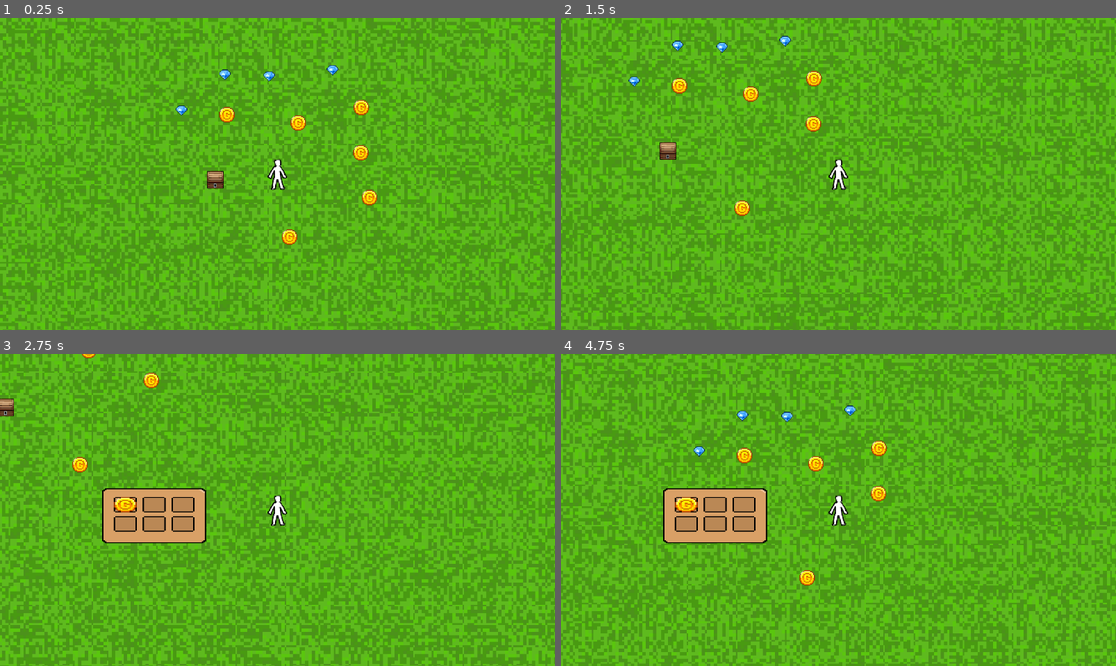
Above: before the commit, frames 1-4 (two rows, left to right).
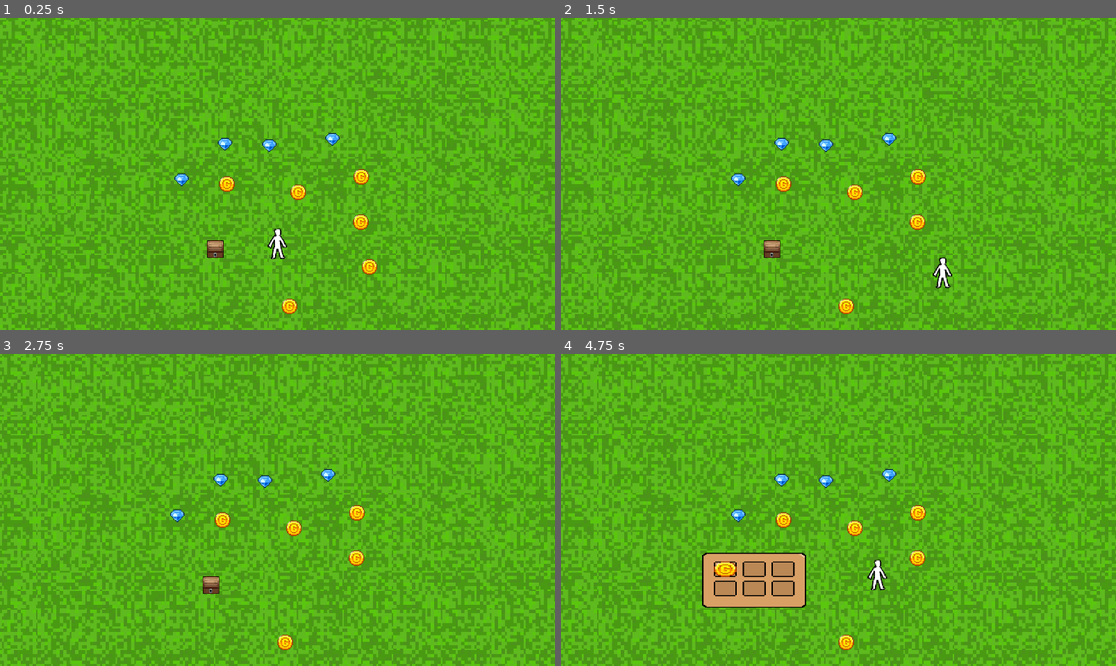
Above: after the commit, the same moments.

Repository: Damian153/puzzle-game
Game: Godot game, scene res://Scene/level1.tscn
The game is run twice, just before and just after one commit, with the same random seed, the same clock (stepped at 60 frames per second) and the same inputs.
Inputs:
- Up to frame 1 (0.25 s): no input
- Up to frame 2 (1.5 s): tap Enter at 0.5 s; hold D (right) 0.53-1.28 s; tap E (action) at 0.6, 1.35 s; hold S (down) from 1.28 s (still down)
- Up to frame 3 (2.75 s): release S (down) at 2.03 s; hold D (right) from 2.03 s (still down); tap B (inv) at 2.1 s; tap E (action) at 2.3 s
- Up to frame 4 (4.75 s): release D (right) at 2.78 s; hold W (up) 2.78-3.53 s; tap Shift (shift) at 2.85 s; tap E (action) at 3.05, 3.6, 4.35 s; hold A (left) from 3.53 s (still down)

The runs differ from the first frame. In frame 1, 46% of the frame differs, in the area x 0-100%, y 0-100%; in frame 2, 47%; in frame 3, 48%; in frame 4, 51%.

Commit message:
e to collect and camera fix

Diff:
--- a/puzzle/Scene/gem_collectable.tscn
+++ b/puzzle/Scene/gem_collectable.tscn
@@ -5,10 +5,10 @@
 [ext_resource type="Resource" uid="uid://bne70vae73ntn" path="res://inv/Items/gem.tres" id="2_uyekc"]
 
 [sub_resource type="CircleShape2D" id="CircleShape2D_s1j0e"]
-radius = 11.0
+radius = 16.9761
 
 [node name="gem_collectable" type="StaticBody2D"]
-scale = Vector2(1.5, 1.5)
+scale = Vector2(1.885, 1.885)
 script = ExtResource("1_aegtf")
 item = ExtResource("2_uyekc")
 
@@ -20,4 +20,14 @@
 [node name="CollisionShape2D" type="CollisionShape2D" parent="interactable_area"]
 shape = SubResource("CircleShape2D_s1j0e")
 
+[node name="collect_text" type="Label" parent="."]
+offset_left = -36.6048
+offset_top = -23.8727
+offset_right = 1581.4
+offset_bottom = 230.127
+scale = Vector2(0.05, 0.05)
+theme_override_font_sizes/font_size = 186
+text = "Press (E) to collect"
+
 [connection signal="body_entered" from="interactable_area" to="." method="_on_interactable_area_body_entered"]
+[connection signal="body_exited" from="interactable_area" to="." method="_on_interactable_area_body_exited"]
--- a/puzzle/Scene/level1.tscn
+++ b/puzzle/Scene/level1.tscn
@@ -23,7 +23,7 @@
 position = Vector2(286, 332)
 
 [node name="player" parent="." instance=ExtResource("1_rgky6")]
-y_sort_enabled = true
+z_index = 1
 position = Vector2(415, 320)
 
 [node name="Node2D" parent="." instance=ExtResource("4_5htjf")]
--- a/puzzle/Scene/player.tscn
+++ b/puzzle/Scene/player.tscn
@@ -22,6 +22,12 @@
 remote_path = NodePath("../Camera2D")
 
 [node name="Camera2D" type="Camera2D" parent="."]
+limit_left = -1000
+limit_top = -500
+limit_right = 1000
+limit_bottom = 500
+position_smoothing_enabled = true
+position_smoothing_speed = 6.0
 
 [node name="Enemy1" type="Sprite2D" parent="."]
 texture_filter = 3
--- a/puzzle/Scripts/coin.gd
+++ b/puzzle/Scripts/coin.gd
@@ -1,12 +1,7 @@
 extends Node2D
 
 @export var item:InvItem
-var collected = false
 func _on_pickable_area_body_entered(body):
-	if body.has_method("player") and !collected:
+	if body.has_method("player"):
 		body.collect(item)
-		collected = true
-
-func _process(delta):
-	if collected == true :
-		visible = false
+		self.queue_free()
--- a/puzzle/gem_collectable.gd
+++ b/puzzle/gem_collectable.gd
@@ -2,14 +2,26 @@
 
 @export var item : InvItem
 var player = null
+var player_in_area = false
+@onready var collect_text = $collect_text
+func _process(delta):
+	collect_text.visible = false
+	if player_in_area :
+		collect_text.visible = true
+		playercollect()
+	else:
+		collect_text.visible = false
 
 func _on_interactable_area_body_entered(body):
 	if body.has_method("player"):
 		player = body
-		playercollect()
-		await get_tree().create_timer(0,1).timeout
-		self.queue_free()
+		player_in_area = true
 
+func _on_interactable_area_body_exited(body):
+	if body.has_method("player"):
+		player_in_area = false
 
 func playercollect():
-	player.collect(item)
+	if Input.is_action_just_pressed("action"):
+		player.collect(item)
+		self.queue_free()
